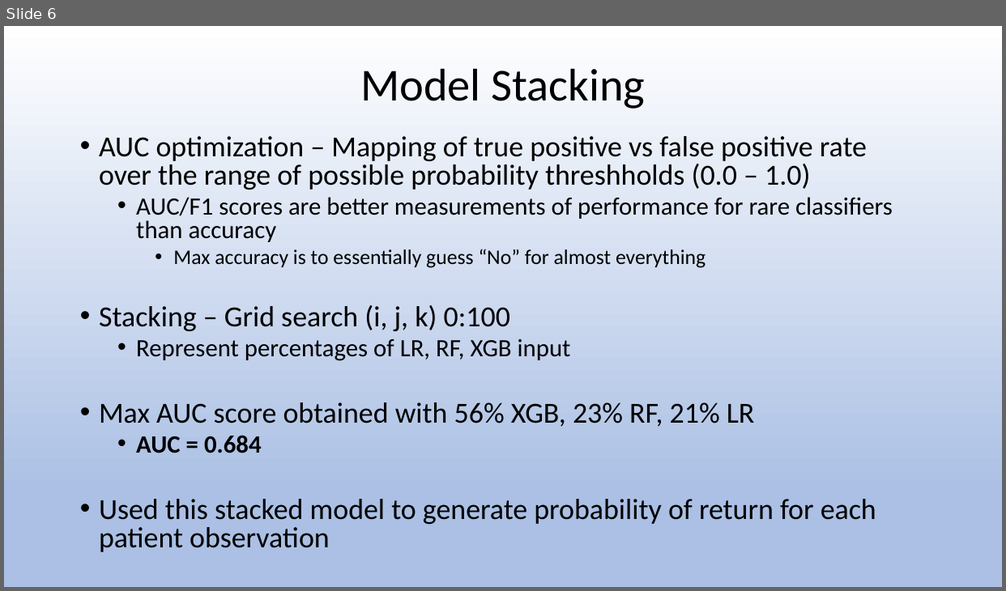
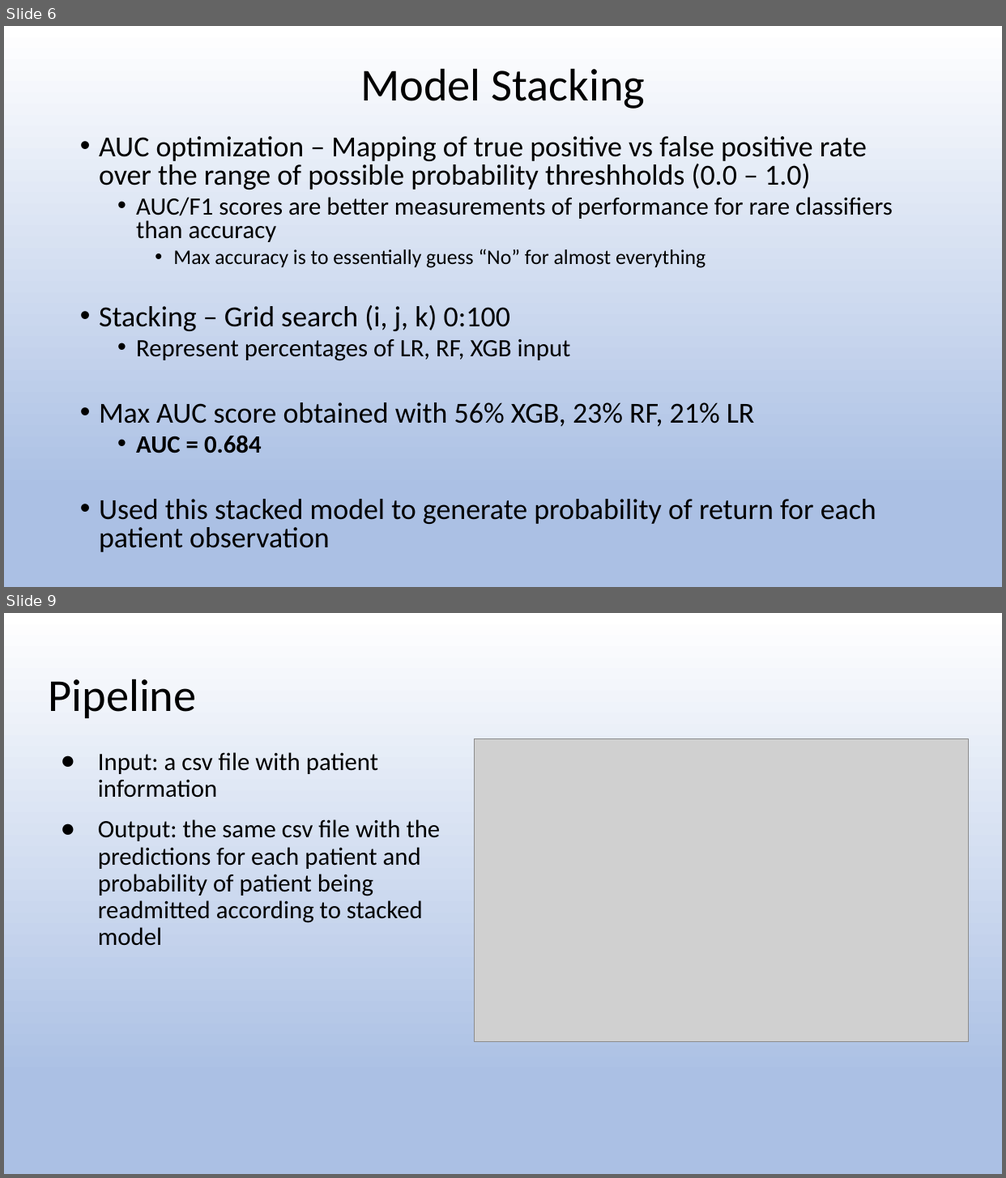
Before and after one commit to tinyboxes/healthcare_capstone, a slide deck: Dave/Modeling.pptx. Shown one above the other, each under a label of ours: slide 6 before the commit, slides 6 and 9 after it; the slides between them are not shown. The pictures are 1006x591 and 1006x1178 pixels, drawn with LibreOffice and Linux fonts; fonts in the diff are those of the drawing; grey boxes stand for pictures. Boxes give left, top, right and bottom in pixels: in the first picture for what was removed or moved away, otherwise in the second. Text is boxed around its words. In the diff, an @@ line names an element or a change of style, - is before the commit and + after.

```diff
--- a/Dave/Modeling.pptx
+++ b/Dave/Modeling.pptx
@@ slide 9 added at [4,613,1002,1174], background gradient #FFFFFF to #ABC0E4 to #C7D5ED @@
@@ title added at [48,679,196,718], 44 pt, text #000000 @@
+Pipeline
@@ text added at [98,752,441,946], 24 pt, text #000000 @@
+● Input: a csv file with patient information
+● Output: the same csv file with the predictions for each patient and probability of patient being readmitted according to stacked model
@@ picture added at [474,739,968,1042] @@
```
Also in this commit, not shown: 4 other slides added.
